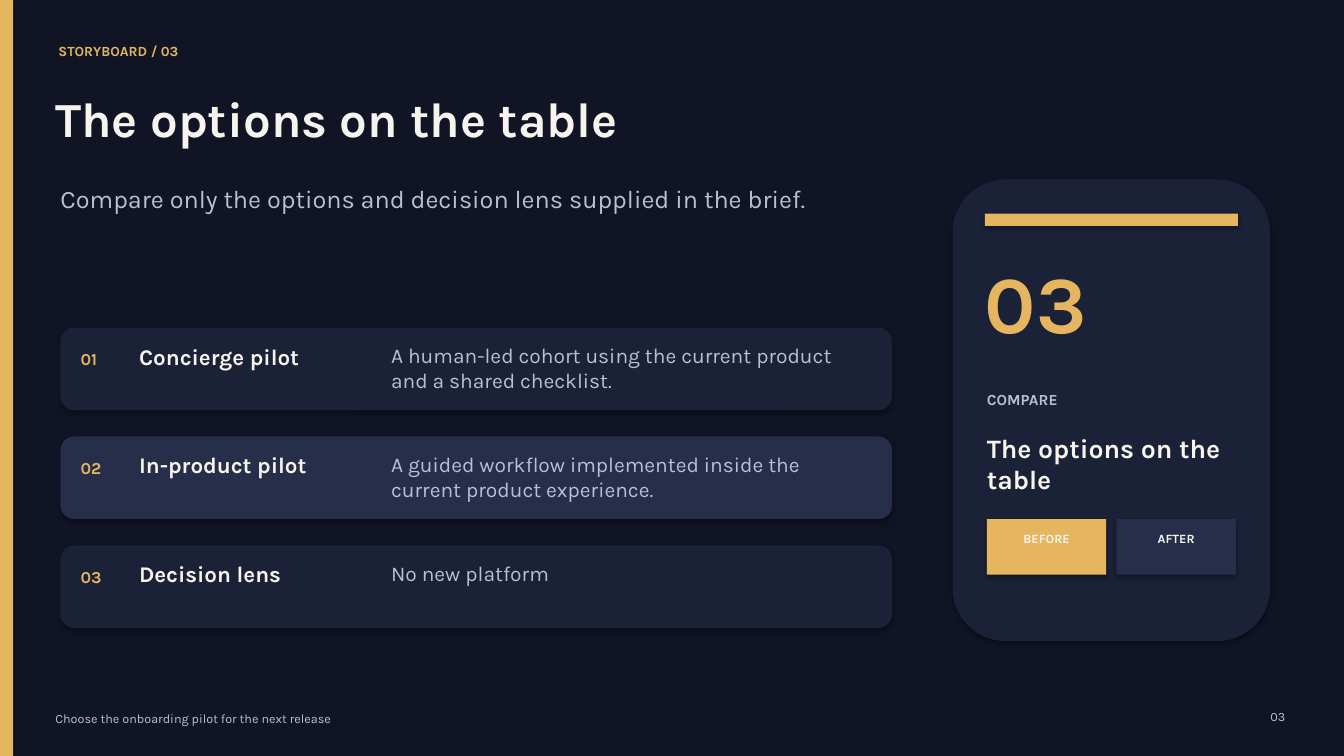
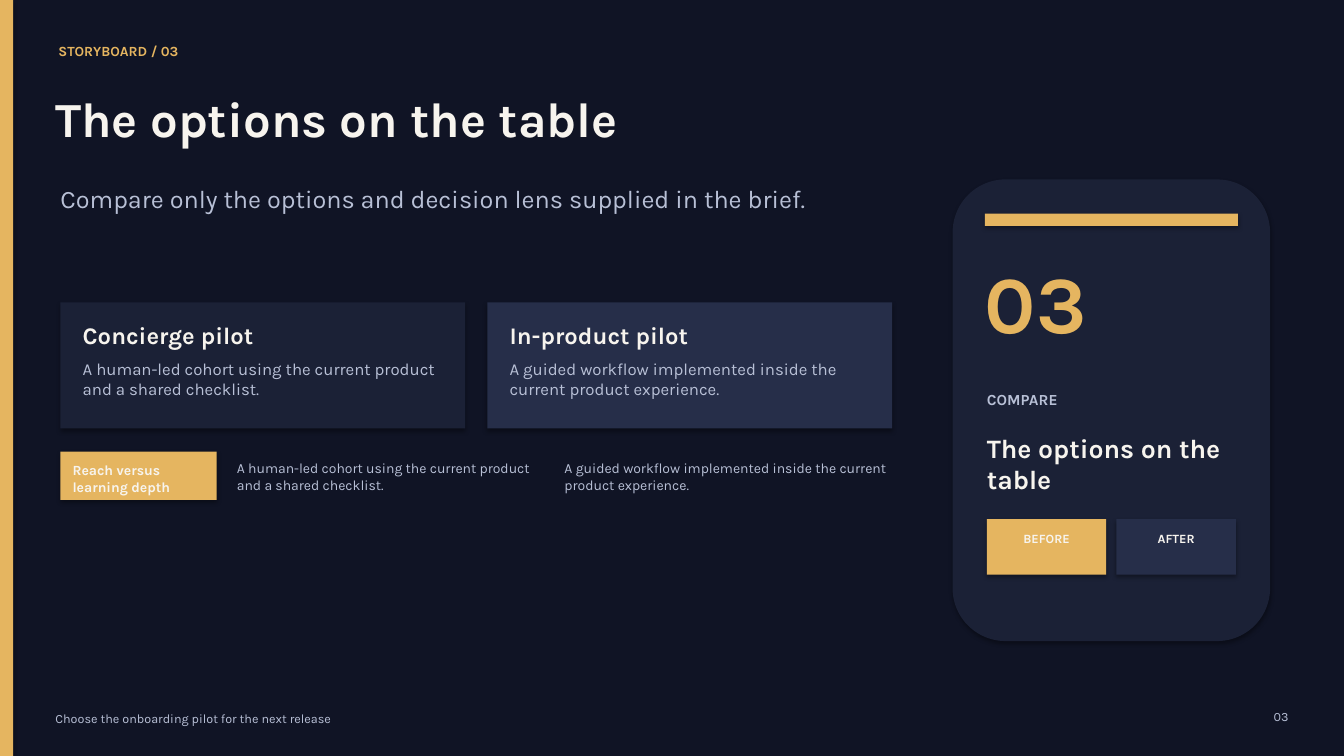
Before and after one commit to OthmaneBlial/Storyboard-Studio, a slide deck: slide 4 of gallery/onboarding-pilot/deck.pptx. Drawn at 1344x756 pixels with LibreOffice and Linux fonts; fonts in the diff are those of the drawing. Boxes give left, top, right and bottom in pixels: in the first picture for what was removed or moved away, otherwise in the second. Text is boxed around its words. In the diff, an @@ line names an element or a change of style, - is before the commit and + after.

```diff
--- a/gallery/onboarding-pilot/deck.pptx
+++ b/gallery/onboarding-pilot/deck.pptx
@@ rectangle: place and size @@
-rectangle at [60, 328, 892, 410]
+rectangle at [60, 302, 465, 429]
@@ rectangle at [60, 302, 465, 429]: rounded rectangle to rectangle @@
@@ text "Concierge pilot": place and size @@
-text "Concierge pilot" at [139, 349, 299, 371]
+text "Concierge pilot" at [83, 327, 253, 350]
@@ text "Concierge pilot" at [83, 327, 253, 350]: size 16 to 17 pt @@
@@ rectangle added at [487, 302, 891, 429], fill #262E49 @@
@@ text "In-product pilot" at [510, 327, 688, 350]: size 16 to 17 pt @@
@@ text "In-product pilot": place and size @@
-text "In-product pilot" at [139, 457, 306, 479]
+text "In-product pilot" at [510, 327, 688, 350]
@@ text removed at [81, 354, 98, 365] @@
-01
@@ text "A human-led cohort using the ...": place and size @@
-text "A human-led cohort using the ..." at [391, 348, 831, 388]
+text "A human-led cohort using the ..." at [83, 363, 435, 395]
@@ text "A human-led cohort using the ..." at [83, 363, 435, 395]: size 15 to 12 pt @@
@@ text added at [510, 363, 836, 399], 12 pt, text #B8C0D6 @@
+A guided workflow implemented inside the current product experience.
@@ rounded rectangle removed at [60, 437, 892, 519] @@
@@ rectangle added at [60, 452, 217, 500], fill #E5B560 @@
@@ text added at [73, 465, 170, 496], 10 pt, text #F7F4EE, bold @@
+Reach versus learning depth
@@ text removed at [81, 463, 102, 474] @@
-02
@@ text added at [237, 463, 530, 490], 10 pt, text #B8C0D6 @@
+A human-led cohort using the current product and a shared checklist.
@@ text "A guided workflow implemented inside ...": place and size @@
-text "A guided workflow implemented inside ..." at [391, 457, 799, 502]
+text "A guided workflow implemented inside ..." at [564, 463, 887, 493]
@@ text "A guided workflow implemented inside ..." at [564, 463, 887, 493]: size 15 to 10 pt @@
@@ rounded rectangle removed at [60, 545, 892, 628] @@
@@ text removed at [139, 566, 281, 583] @@
-Decision lens
@@ text removed at [391, 566, 548, 586] @@
-No new platform
@@ text removed at [81, 572, 102, 583] @@
-03
@@ text "03": place and size @@
-text "03" at [1270, 713, 1285, 721]
+text "03" at [1274, 713, 1289, 721]
```
Also in this commit, not shown: 4 other slides changed, 27 other files.
